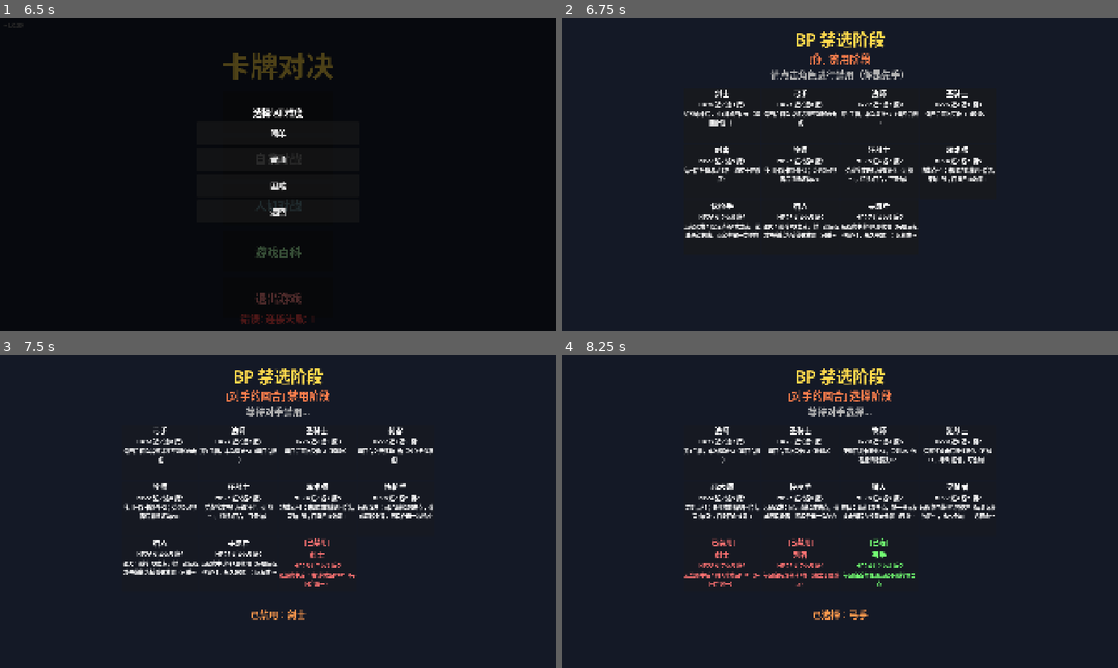
Above: before the commit, frames 1-4 (two rows, left to right).
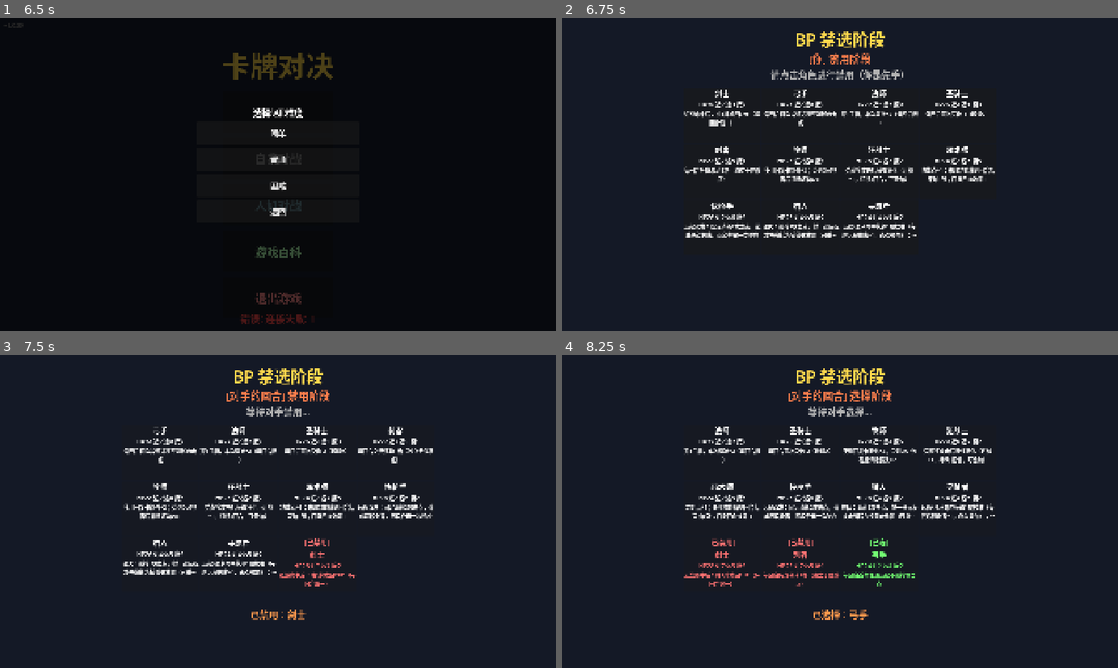
Above: after the commit, the same moments.

Repository: 41hu/card_duel
Game: Godot game, scene res://scenes/wiki_scene.tscn
Same seed, same stepped clock (60 frames per second), same inputs: the game is played once before the commit and once after it. This scene is started directly instead of the project's main scene.
Inputs (mouse positions are in pixels of both pictures, inside the frame that each line leads up to):
- Up to frame 1 (6.5 s): click "返回主菜单" at 0.5 s; click "多人对战" at 1.25 s; click "自我对战" at 2 s; click (227, 174) at 2.77 s; type "12" at 2.85 s; click "加入" at 3.5 s; click "返回" at 4.25 s; click "人机对战" at 5 s; click "游戏百科" at 5.75 s
- Up to frame 2 (6.75 s): click "简单" at 6.5 s
- Up to frame 3 (7.5 s): click (161, 452) at 7.25 s
- Up to frame 4 (8.25 s): click (723, 452) at 8 s

Frame 1 is identical in both runs. In frame 2, 0.4% of the frame differs, in the area x 50-65%, y 62-71%; in frame 3, 0.3%; in frame 4, 0.4%, in the area x 64-79%, y 45-53%.

Commit message:
balance: 寻踪者远程+法术命中叠校准, HP下调至24(含逻辑改动)
- 校准叠层: 远程/法术命中均叠1层(原仅远程)
- 校准清空: 远程/法术攻击未造成伤害均清空(与叠层一致)
- 校准加成仍仅对远程伤害生效(法术只叠层不吃加成)
- HP 27→24
- 文档/百科同步(GAME_RULES/wiki_ui)

含逻辑改动: scripts/core/character_skills.gd, 需主维护者部署服务器

Diff:
--- a/scripts/core/character_skills.gd
+++ b/scripts/core/character_skills.gd
@@ -13,8 +13,8 @@
 	match p.char_id:
 		"swordsman": _swordsman_hit(attacker_idx, damage_type)
 		"tracker":
-			# 寻踪者：远程攻击命中（伤害>0）叠 1 层校准，永久持续、无限叠加
-			if damage_type == Config.DamageType.RANGED:
+			# 寻踪者：远程/法术攻击命中（伤害>0）叠 1 层校准，永久持续、无限叠加
+			if damage_type == Config.DamageType.RANGED or damage_type == Config.DamageType.MAGICAL:
 				_ms.status.add_buff(attacker_idx, "calibration", 1, -2)
 				_ms.add_log(attacker_idx, "校准+1（远程伤害+%d）" % _calibration_stacks(attacker_idx))
 
@@ -23,7 +23,7 @@
 func on_attack_failed_no_damage(attacker_idx: int, damage_type: int):
 	var p = _ms.players[attacker_idx]
 	if p.char_id != "tracker": return
-	if damage_type != Config.DamageType.RANGED: return
+	if damage_type != Config.DamageType.RANGED and damage_type != Config.DamageType.MAGICAL: return
 	if _calibration_stacks(attacker_idx) <= 0: return
 	for i in range(p.buffs.size() - 1, -1, -1):
 		if p.buffs[i].type == "calibration":
--- a/scripts/data/character_data.gd
+++ b/scripts/data/character_data.gd
@@ -12,7 +12,7 @@
 	"warlock":     {name="邪术师", hp=24, near=2, range=3, magic=3, skill="warlock",      skill_desc="功能点+1；未用功能牌则回合结束抽1张；自身回血效果-1"},
 	"gunslinger":  {name="快枪手", hp=26, near=2, range=6, magic=2, skill="gunslinger",   skill_desc="远程双发：固定消耗2攻击点，造成两段伤害，两段各需一次响应"},
 	"hunter":      {name="猎人",   hp=26, near=4, range=5, magic=2, skill="hunter",       skill_desc="埋伏：消耗1攻击点，将一张远程攻击牌转为捕兽夹放置（可重叠，踩上-3HP）"},
-	"tracker":     {name="寻踪者", hp=27, near=4, range=5, magic=2, skill="tracker",      skill_desc="远程命中获得1层校准（每层远程伤害+1，永久叠加）；远程攻击未造成伤害则校准清空"},
+	"tracker":     {name="寻踪者", hp=24, near=4, range=5, magic=2, skill="tracker",      skill_desc="远程/法术命中获得1层校准（每层远程伤害+1，永久叠加）；远程/法术攻击未造成伤害则校准清空"},
 }
 
 const CHARACTER_IDS = ["swordsman", "archer", "mage", "paladin", "assassin", "priest", "berserker", "warlock", "gunslinger", "hunter", "tracker"]
--- a/scripts/ui/wiki_ui.gd
+++ b/scripts/ui/wiki_ui.gd
@@ -27,7 +27,7 @@
 		"道具卡是一张通用卡：打出后选择棋盘空格放置一个道具，角色决定道具类型——\n大部分角色放「陷阱」，部分角色（如未来的猎人）放专属道具（捕兽夹等）。\n\n陷阱：踩上 -3HP 后销毁；同格仅放 1 个；自踩也生效。\n\n道具通用规则：\n· 只能放在没有单位的空格\n· 不同道具有各自的堆叠规则（如陷阱同格仅 1 个，其他类型由注册表配置）\n· 摧毁卡可点击棋盘指定格子拆除（默认一次拆 1 个；部分道具类型可声明一次清整格同类）\n· 踩上触发后道具消耗；道具伤害属于无来源伤害")
 	_add_section("特殊机制",
 		"· 复活：HP≤0 时弃光手牌 → 抽 4 张 → 自动使用回复卡；HP>0 复活否则永久淘汰（无限次）\n· 冻结：冻结卡命中后对方跳过下个出牌阶段（同一玩家不可连续被冻结）\n· 摧毁：盲丢对方 1 手牌 / 摧毁对方武器或防具 / 点击棋盘指定格子拆道具\n· 夺取：盲抽对方 1 张手牌\n· 移动推人：贴脸时向对方方向移动可推着对方一起走\n· 天赐：免费抽 2 张（每回合限 1 张）\n· 数值强化：近战/远程/魔法面板永久 +1（弃牌堆重洗后可循环叠加）
-· 校准（寻踪者）：远程命中叠 1 层，每层远程伤害+1，永久持续可无限叠；远程攻击未造成伤害（闪避/格挡牵制减到0/护甲免疫/无法打出）则全部清空\n· 吸引/威慑：强制对方位移 1 格（被吸引贴脸时你会后退腾位）\n· BP 禁选流程：先手禁 1 → 后手禁 1 → 先手选 → 后手选 → 随机先手开战")
+· 校准（寻踪者）：远程/法术命中叠 1 层，每层远程伤害+1，永久持续可无限叠；远程/法术攻击未造成伤害（闪避/格挡牵制减到0/护甲免疫/无法打出）则全部清空\n· 吸引/威慑：强制对方位移 1 格（被吸引贴脸时你会后退腾位）\n· BP 禁选流程：先手禁 1 → 后手禁 1 → 先手选 → 后手选 → 随机先手开战")
 	_add_characters()
 
 # 添加一节内容（标题 + 正文）
Not shown, changed: GAME_RULES.md
